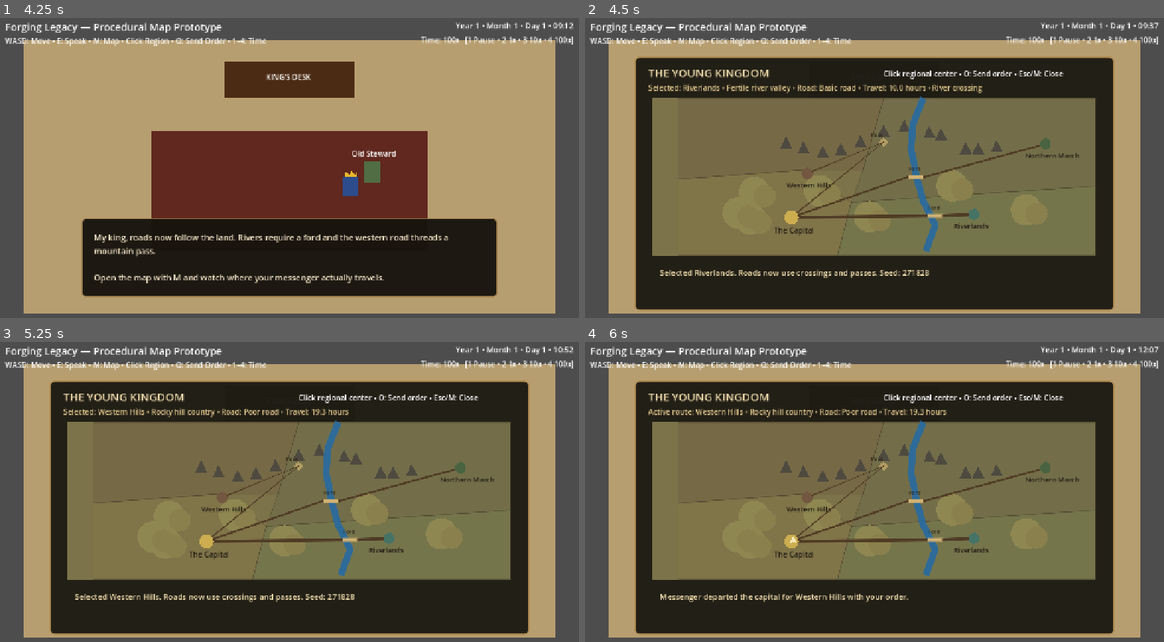
Above: before the commit, frames 1-4 (two rows, left to right).
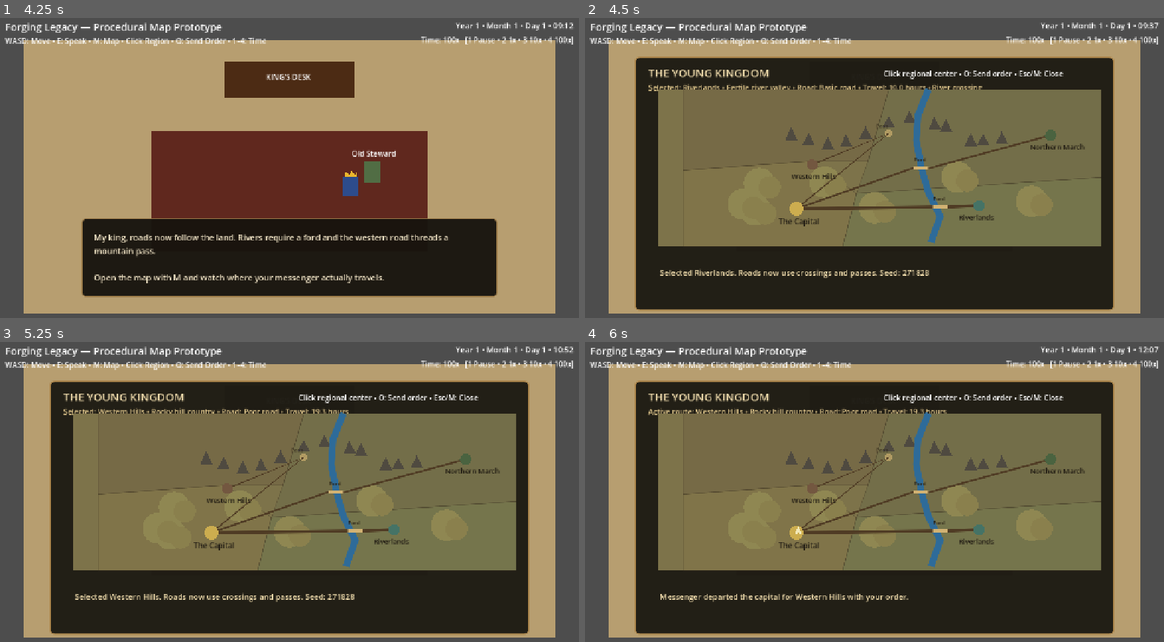
Above: after the commit, the same moments.

Repository: thomasmcanerney-gif/forging-legacy-game
Game: Godot game, scene res://scenes/main.tscn
Two runs of this game, one before a commit and one after it. Both use one fixed random seed, a clock stepped at 60 frames per second and the inputs below.
Inputs (mouse positions are in pixels of both pictures, inside the frame that each line leads up to):
- Up to frame 1 (4.25 s): tap Enter at 0.5, 2, 3.5 s; move the mouse to (416, 159) at 0.52 s; hold D (move_right) 0.53-1.28 s; tap E (interact) at 0.6, 1.25 s; click (416, 159) at 0.67 s; move the mouse to (173, 192) at 1.27 s; hold S (move_down) 1.28-2.03 s; tap 1 at 1.35 s; click (173, 192) at 1.42 s; move the mouse to (347, 105) at 2.02 s; hold D (move_right) 2.03-2.78 s; tap 2 at 2.1 s; click (347, 105) at 2.17 s; tap Space at 2.75 s; move the mouse to (260, 243) at 2.77 s; hold W (move_up) 2.78-3.53 s; tap 3 at 2.85 s; click (260, 243) at 2.92 s; move the mouse to (468, 228) at 3.52 s; hold A (move_left) from 3.53 s (still down); tap 4 at 3.6 s; click (468, 228) at 3.67 s
- Up to frame 2 (4.5 s): keep holding A (move_left); tap Space at 4.25 s; move the mouse to (695, 126) at 4.27 s; tap M at 4.35 s; click (695, 126) at 4.42 s
- Up to frame 3 (5.25 s): move the mouse to (289, 501) at 5.02 s; release A (move_left) at 5.03 s; hold S (move_down) from 5.03 s (still down); tap T at 5.1 s; click (289, 501) at 5.17 s
- Up to frame 4 (6 s): move the mouse to (787, 417) at 5.77 s; release S (move_down) at 5.78 s; hold D (move_right) from 5.78 s (still down); tap O at 5.85 s; click (787, 417) at 5.92 s

Frame 1 is identical in both runs. In frame 2, 11% of the frame differs, in the area x 11-90%, y 23-80%; in frame 3, 11%; in frame 4, 11%.

Commit message:
one more

Diff:
--- a/scenes/main.tscn
+++ b/scenes/main.tscn
@@ -1,22 +1,27 @@
-[gd_scene load_steps=14 format=3]
-
-[ext_resource type="Script" path="res://scripts/main.gd" id="1_main"]
-[ext_resource type="Script" path="res://scripts/player.gd" id="2_player"]
-[ext_resource type="Script" path="res://scripts/game_time.gd" id="3_time"]
-[ext_resource type="Script" path="res://scripts/messenger_system.gd" id="4_messenger"]
-[ext_resource type="Script" path="res://scripts/kingdom_state.gd" id="5_kingdom"]
-[ext_resource type="Script" path="res://scripts/procedural_map.gd" id="6_map"]
+[gd_scene format=3 uid="uid://cttn0bkxhe2pw"]
+
+[ext_resource type="Script" uid="uid://bkli3wu65g17v" path="res://scripts/main.gd" id="1_main"]
+[ext_resource type="Script" uid="uid://u2nuervha6l5" path="res://scripts/player.gd" id="2_player"]
+[ext_resource type="Script" uid="uid://d2mm5cq2k4xwi" path="res://scripts/game_time.gd" id="3_time"]
+[ext_resource type="Script" uid="uid://c6mq6r1sb8s4w" path="res://scripts/messenger_system.gd" id="4_messenger"]
+[ext_resource type="Script" uid="uid://br3u1csavpl2s" path="res://scripts/kingdom_state.gd" id="5_kingdom"]
+[ext_resource type="Script" uid="uid://damglm1rf2nad" path="res://scripts/procedural_map.gd" id="6_map"]
+
+[sub_resource type="RectangleShape2D" id="HorizontalWallShape"]
+size = Vector2(1152, 24)
+
+[sub_resource type="RectangleShape2D" id="VerticalWallShape"]
+size = Vector2(24, 592)
+
+[sub_resource type="RectangleShape2D" id="DeskCollisionShape"]
+size = Vector2(280, 80)
 
 [sub_resource type="RectangleShape2D" id="PlayerShape"]
 size = Vector2(32, 40)
+
 [sub_resource type="RectangleShape2D" id="AdvisorShape"]
 size = Vector2(36, 44)
-[sub_resource type="RectangleShape2D" id="HorizontalWallShape"]
-size = Vector2(1152, 24)
-[sub_resource type="RectangleShape2D" id="VerticalWallShape"]
-size = Vector2(24, 592)
-[sub_resource type="RectangleShape2D" id="DeskCollisionShape"]
-size = Vector2(280, 80)
+
 [sub_resource type="StyleBoxFlat" id="DialogueStyle"]
 bg_color = Color(0.09, 0.075, 0.055, 0.96)
 border_width_left = 2
@@ -28,95 +33,132 @@
 corner_radius_top_right = 8
 corner_radius_bottom_right = 8
 corner_radius_bottom_left = 8
+
 [sub_resource type="StyleBoxFlat" id="MapStyle"]
 bg_color = Color(0.12, 0.11, 0.08, 0.98)
 border_width_left = 3
 border_width_top = 3
 border_width_right = 3
 border_width_bottom = 3
-border_color = Color(0.68, 0.53, 0.30, 1)
+border_color = Color(0.68, 0.53, 0.3, 1)
 corner_radius_top_left = 10
 corner_radius_top_right = 10
 corner_radius_bottom_right = 10
 corner_radius_bottom_left = 10
 
-[node name="Main" type="Node2D"]
+[node name="Main" type="Node2D" unique_id=142487702]
 script = ExtResource("1_main")
-[node name="GameTime" type="Node" parent="."]
+
+[node name="GameTime" type="Node" parent="." unique_id=790249635]
 script = ExtResource("3_time")
-[node name="MessengerSystem" type="Node" parent="."]
+
+[node name="MessengerSystem" type="Node" parent="." unique_id=2046515056]
 script = ExtResource("4_messenger")
-[node name="KingdomState" type="Node" parent="."]
+
+[node name="KingdomState" type="Node" parent="." unique_id=135501142]
 script = ExtResource("5_kingdom")
-[node name="Room" type="Polygon2D" parent="."]
-polygon = PackedVector2Array(64,64,1216,64,1216,656,64,656)
-color = Color(0.72,0.62,0.44,1)
-[node name="Rug" type="Polygon2D" parent="."]
-polygon = PackedVector2Array(340,260,940,260,940,520,340,520)
-color = Color(0.38,0.16,0.12,1)
-[node name="Desk" type="Polygon2D" parent="."]
-polygon = PackedVector2Array(500,110,780,110,780,190,500,190)
-color = Color(0.30,0.17,0.08,1)
-[node name="DeskLabel" type="Label" parent="."]
-position = Vector2(589,132)
+
+[node name="Room" type="Polygon2D" parent="." unique_id=1071789017]
+color = Color(0.72, 0.62, 0.44, 1)
+polygon = PackedVector2Array(64, 64, 1216, 64, 1216, 656, 64, 656)
+
+[node name="Rug" type="Polygon2D" parent="." unique_id=1621188583]
+color = Color(0.38, 0.16, 0.12, 1)
+polygon = PackedVector2Array(340, 260, 940, 260, 940, 520, 340, 520)
+
+[node name="Desk" type="Polygon2D" parent="." unique_id=1755855484]
+color = Color(0.3, 0.17, 0.08, 1)
+polygon = PackedVector2Array(500, 110, 780, 110, 780, 190, 500, 190)
+
+[node name="DeskLabel" type="Label" parent="." unique_id=511351610]
+offset_left = 589.0
+offset_top = 132.0
+offset_right = 589.0
+offset_bottom = 132.0
 text = "KING'S DESK"
-[node name="Collision" type="Node2D" parent="."]
-[node name="TopWall" type="StaticBody2D" parent="Collision"]
-position = Vector2(640,52)
-[node name="CollisionShape2D" type="CollisionShape2D" parent="Collision/TopWall"]
+
+[node name="Collision" type="Node2D" parent="." unique_id=1325221290]
+
+[node name="TopWall" type="StaticBody2D" parent="Collision" unique_id=834582608]
+position = Vector2(640, 52)
+
+[node name="CollisionShape2D" type="CollisionShape2D" parent="Collision/TopWall" unique_id=1795406772]
 shape = SubResource("HorizontalWallShape")
-[node name="BottomWall" type="StaticBody2D" parent="Collision"]
-position = Vector2(640,668)
-[node name="CollisionShape2D" type="CollisionShape2D" parent="Collision/BottomWall"]
+
+[node name="BottomWall" type="StaticBody2D" parent="Collision" unique_id=721896217]
+position = Vector2(640, 668)
+
+[node name="CollisionShape2D" type="CollisionShape2D" parent="Collision/BottomWall" unique_id=1848419636]
 shape = SubResource("HorizontalWallShape")
-[node name="LeftWall" type="StaticBody2D" parent="Collision"]
-position = Vector2(52,360)
-[node name="CollisionShape2D" type="CollisionShape2D" parent="Collision/LeftWall"]
+
+[node name="LeftWall" type="StaticBody2D" parent="Collision" unique_id=2066819098]
+position = Vector2(52, 360)
+
+[node name="CollisionShape2D" type="CollisionShape2D" parent="Collision/LeftWall" unique_id=624177644]
 shape = SubResource("VerticalWallShape")
-[node name="RightWall" type="StaticBody2D" parent="Collision"]
-position = Vector2(1228,360)
-[node name="CollisionShape2D" type="CollisionShape2D" parent="Collision/RightWall"]
+
+[node name="RightWall" type="StaticBody2D" parent="Collision" unique_id=858726424]
+position = Vector2(1228, 360)
+
+[node name="CollisionShape2D" type="CollisionShape2D" parent="Collision/RightWall" unique_id=1659702995]
 shape = SubResource("VerticalWallShape")
-[node name="DeskBlocker" type="StaticBody2D" parent="Collision"]
-position = Vector2(640,150)
-[node name="CollisionShape2D" type="CollisionShape2D" parent="Collision/DeskBlocker"]
+
+[node name="DeskBlocker" type="StaticBody2D" parent="Collision" unique_id=889399789]
+position = Vector2(640, 150)
+
+[node name="CollisionShape2D" type="CollisionShape2D" parent="Collision/DeskBlocker" unique_id=1084105273]
 shape = SubResource("DeskCollisionShape")
-[node name="Player" type="CharacterBody2D" parent="."]
-position = Vector2(640,380)
+
+[node name="Player" type="CharacterBody2D" parent="." unique_id=426978242]
+position = Vector2(640, 380)
 script = ExtResource("2_player")
-[node name="Body" type="Polygon2D" parent="Player"]
-polygon = PackedVector2Array(-16,-20,16,-20,16,20,-16,20)
-color = Color(0.18,0.30,0.55,1)
-[node name="Crown" type="Polygon2D" parent="Player"]
-polygon = PackedVector2Array(-13,-20,-10,-32,-3,-24,3,-34,10,-24,13,-32,13,-20)
-color = Color(0.92,0.72,0.18,1)
-[node name="CollisionShape2D" type="CollisionShape2D" parent="Player"]
+
+[node name="Body" type="Polygon2D" parent="Player" unique_id=1442120438]
+color = Color(0.18, 0.3, 0.55, 1)
+polygon = PackedVector2Array(-16, -20, 16, -20, 16, 20, -16, 20)
+
+[node name="Crown" type="Polygon2D" parent="Player" unique_id=429036560]
+color = Color(0.92, 0.72, 0.18, 1)
+polygon = PackedVector2Array(-13, -20, -10, -32, -3, -24, 3, -34, 10, -24, 13, -32, 13, -20)
+
+[node name="CollisionShape2D" type="CollisionShape2D" parent="Player" unique_id=924713311]
 shape = SubResource("PlayerShape")
-[node name="Advisor" type="Area2D" parent="."]
-position = Vector2(820,350)
-[node name="Body" type="Polygon2D" parent="Advisor"]
-polygon = PackedVector2Array(-18,-22,18,-22,18,22,-18,22)
-color = Color(0.32,0.43,0.27,1)
-[node name="Name" type="Label" parent="Advisor"]
-position = Vector2(-45,-52)
+
+[node name="Advisor" type="Area2D" parent="." unique_id=1262557892]
+position = Vector2(820, 350)
+
+[node name="Body" type="Polygon2D" parent="Advisor" unique_id=2048421886]
+color = Color(0.32, 0.43, 0.27, 1)
+polygon = PackedVector2Array(-18, -22, 18, -22, 18, 22, -18, 22)
+
+[node name="Name" type="Label" parent="Advisor" unique_id=208435643]
+offset_left = -45.0
+offset_top = -52.0
+offset_right = -45.0
+offset_bottom = -52.0
 text = "Old Steward"
-[node name="CollisionShape2D" type="CollisionShape2D" parent="Advisor"]
+
+[node name="CollisionShape2D" type="CollisionShape2D" parent="Advisor" unique_id=534422040]
 shape = SubResource("AdvisorShape")
-[node name="UI" type="CanvasLayer" parent="."]
-[node name="Title" type="Label" parent="UI"]
+
+[node name="UI" type="CanvasLayer" parent="." unique_id=307098041]
+
+[node name="Title" type="Label" parent="UI" unique_id=79278011]
 offset_left = 24.0
 offset_top = 20.0
 offset_right = 600.0
 offset_bottom = 52.0
 theme_override_font_sizes/font_size = 22
 text = "Forging Legacy — Procedural Map Prototype"
-[node name="Instructions" type="Label" parent="UI"]
+
+[node name="Instructions" type="Label" parent="UI" unique_id=585770686]
 offset_left = 24.0
 offset_top = 54.0
 offset_right = 1000.0
 offset_bottom = 86.0
 text = "WASD: Move • E: Speak • M: Map • Click Region • O: Send Order • 1–4: Time"
-[node name="DateLabel" type="Label" parent="UI"]
+
+[node name="DateLabel" type="Label" parent="UI" unique_id=842674739]
 offset_left = 900.0
 offset_top = 20.0
 offset_right = 1255.0
@@ -124,14 +166,16 @@
 theme_override_font_sizes/font_size = 17
 text = "Year 1 • Month 1 • Day 1 • 08:00"
 horizontal_alignment = 2
-[node name="SpeedLabel" type="Label" parent="UI"]
+
+[node name="SpeedLabel" type="Label" parent="UI" unique_id=304628421]
 offset_left = 765.0
 offset_top = 52.0
 offset_right = 1255.0
 offset_bottom = 80.0
 text = "Time: 1x   [1 Pause • 2 1x • 3 10x • 4 100x]"
 horizontal_alignment = 2
-[node name="InteractionPrompt" type="Label" parent="UI"]
+
+[node name="InteractionPrompt" type="Label" parent="UI" unique_id=596512184]
 offset_left = 520.0
 offset_top = 590.0
 offset_right = 760.0
@@ -139,54 +183,82 @@
 theme_override_font_sizes/font_size = 18
 text = "Press E to speak"
 horizontal_alignment = 1
-[node name="DialoguePanel" type="PanelContainer" parent="UI"]
+
+[node name="DialoguePanel" type="PanelContainer" parent="UI" unique_id=525410584]
 offset_left = 190.0
 offset_top = 450.0
 offset_right = 1090.0
 offset_bottom = 620.0
 theme_override_styles/panel = SubResource("DialogueStyle")
-[node name="MarginContainer" type="MarginContainer" parent="UI/DialoguePanel"]
+
+[node name="MarginContainer" type="MarginContainer" parent="UI/DialoguePanel" unique_id=719524258]
+layout_mode = 2
 theme_override_constants/margin_left = 24
 theme_override_constants/margin_top = 20
 theme_override_constants/margin_right = 24
 theme_override_constants/margin_bottom = 20
-[node name="DialogueText" type="Label" parent="UI/DialoguePanel/MarginContainer"]
-theme_override_colors/font_color = Color(0.95,0.90,0.78,1)
+
+[node name="DialogueText" type="Label" parent="UI/DialoguePanel/MarginContainer" unique_id=1495029491]
+layout_mode = 2
+theme_override_colors/font_color = Color(0.95, 0.9, 0.78, 1)
 theme_override_font_sizes/font_size = 18
 text = "Dialogue"
 autowrap_mode = 2
-[node name="MapPanel" type="Panel" parent="UI"]
+
+[node name="MapPanel" type="Panel" parent="UI" unique_id=1418282532]
 offset_left = 120.0
 offset_top = 100.0
 offset_right = 1160.0
 offset_bottom = 650.0
 theme_override_styles/panel = SubResource("MapStyle")
-[node name="MapTitle" type="Label" parent="UI/MapPanel"]
-position = Vector2(30,18)
-theme_override_colors/font_color = Color(0.95,0.87,0.68,1)
+
+[node name="MapTitle" type="Label" parent="UI/MapPanel" unique_id=2016174720]
+layout_mode = 0
+offset_left = 30.0
+offset_top = 18.0
+offset_right = 30.0
+offset_bottom = 18.0
+theme_override_colors/font_color = Color(0.95, 0.87, 0.68, 1)
 theme_override_font_sizes/font_size = 24
 text = "THE YOUNG KINGDOM"
-[node name="MapHelp" type="Label" parent="UI/MapPanel"]
-position = Vector2(540,25)
+
+[node name="MapHelp" type="Label" parent="UI/MapPanel" unique_id=470232747]
+layout_mode = 0
+offset_left = 540.0
+offset_top = 25.0
+offset_right = 540.0
+offset_bottom = 25.0
 text = "Click regional center • O: Send order • Esc/M: Close"
-[node name="SelectedRegion" type="Label" parent="UI/MapPanel"]
-position = Vector2(30,55)
-size = Vector2(950,30)
-theme_override_colors/font_color = Color(0.88,0.78,0.55,1)
+
+[node name="SelectedRegion" type="Label" parent="UI/MapPanel" unique_id=1450938648]
+layout_mode = 0
+offset_left = 30.0
+offset_top = 55.0
+offset_right = 980.0
+offset_bottom = 85.0
+theme_override_colors/font_color = Color(0.88, 0.78, 0.55, 1)
 text = "Selected region"
-[node name="ProceduralMap" type="Control" parent="UI/MapPanel"]
-position = Vector2(40,90)
-size = Vector2(960,340)
-mouse_filter = 0
+
+[node name="ProceduralMap" type="Control" parent="UI/MapPanel" unique_id=831823382]
+anchors_preset = 0
+offset_left = 51.0
+offset_top = 71.0
+offset_right = 1011.0
+offset_bottom = 411.0
 script = ExtResource("6_map")
-[node name="Messenger" type="Polygon2D" parent="UI/MapPanel/ProceduralMap"]
-position = Vector2(255,235)
-polygon = PackedVector2Array(0,-10,8,8,0,4,-8,8)
-color = Color(0.95,0.91,0.72,1)
-[node name="MapStatus" type="Label" parent="UI/MapPanel"]
-position = Vector2(55,455)
-size = Vector2(930,65)
-theme_override_colors/font_color = Color(0.95,0.87,0.68,1)
+
+[node name="Messenger" type="Polygon2D" parent="UI/MapPanel/ProceduralMap" unique_id=707407579]
+position = Vector2(255, 235)
+color = Color(0.95, 0.91, 0.72, 1)
+polygon = PackedVector2Array(0, -10, 8, 8, 0, 4, -8, 8)
+
+[node name="MapStatus" type="Label" parent="UI/MapPanel" unique_id=295972878]
+layout_mode = 0
+offset_left = 55.0
+offset_top = 455.0
+offset_right = 985.0
+offset_bottom = 520.0
+theme_override_colors/font_color = Color(0.95, 0.87, 0.68, 1)
 theme_override_font_sizes/font_size = 17
 text = "Choose a region and send an order."
 autowrap_mode = 2
